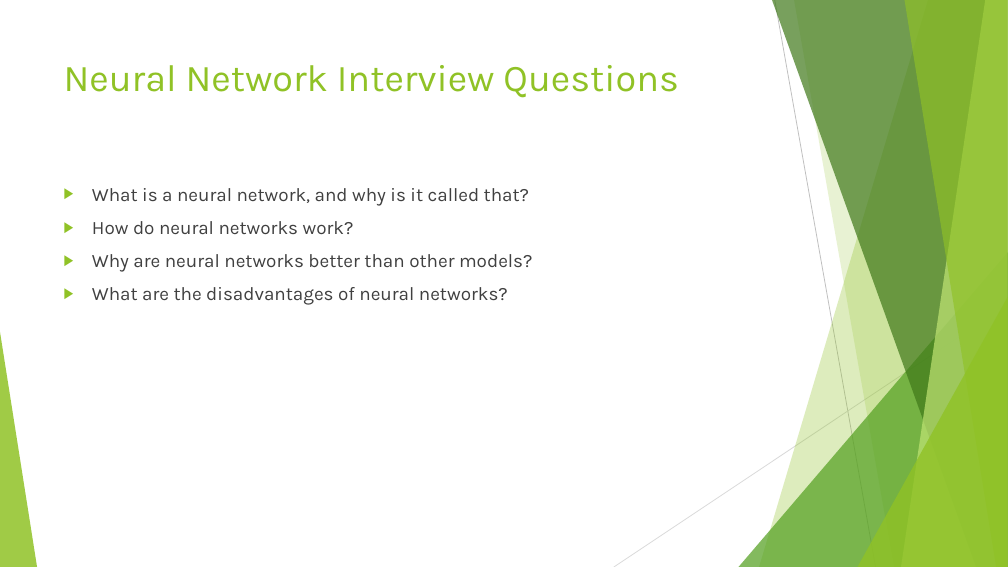
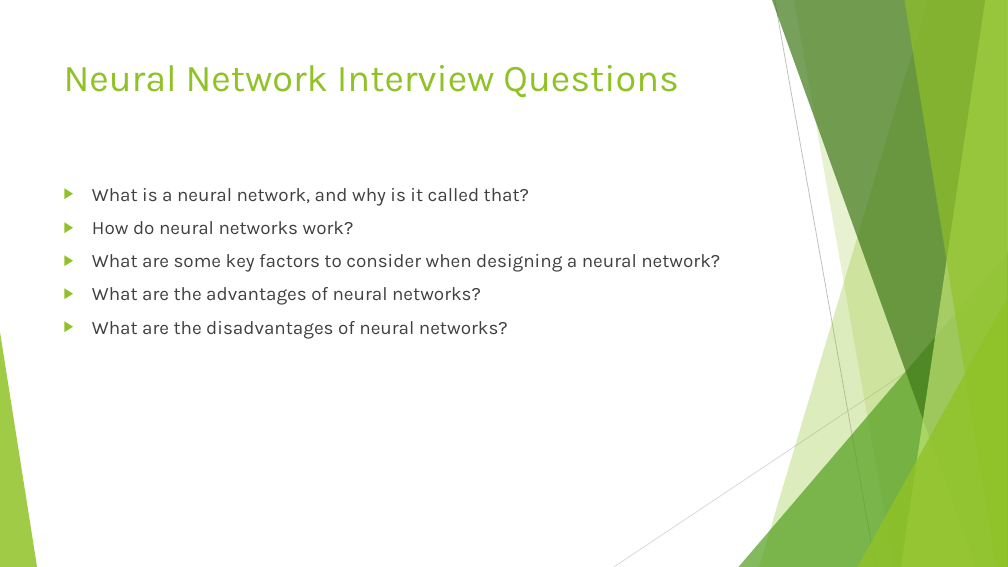
Before and after one commit to DavidBraslow/Neural-Network-Interviews, a slide deck: slide 2 of Neural Network Interviews Slides.pptx. Drawn at 1008x567 pixels with LibreOffice and Linux fonts; fonts in the diff are those of the drawing. Boxes give left, top, right and bottom in pixels: in the first picture for what was removed or moved away, otherwise in the second. Text is boxed around its words. In the diff, an @@ line names an element or a change of style, - is before the commit and + after.

```diff
--- a/Neural Network Interviews Slides.pptx
+++ b/Neural Network Interviews Slides.pptx
@@ text at bbox=[92, 254, 720, 305]: text changed @@
-▶ Why are neural networks better than other models?
+▶ What are some key factors to consider when designing a neural network?
+▶ What are the advantages of neural networks?
```
Also in this commit, not shown: 1 other slide changed, 2 other files.
